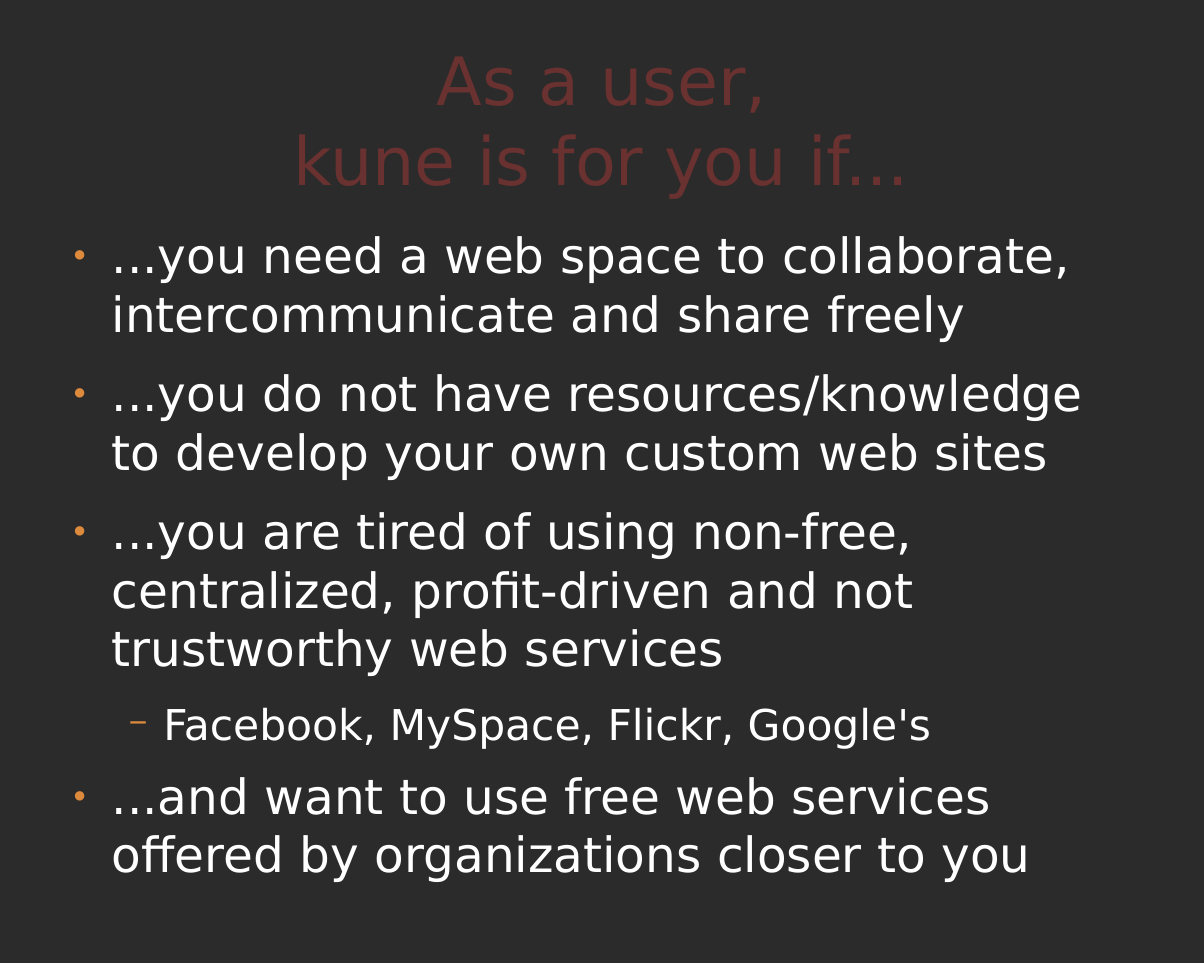
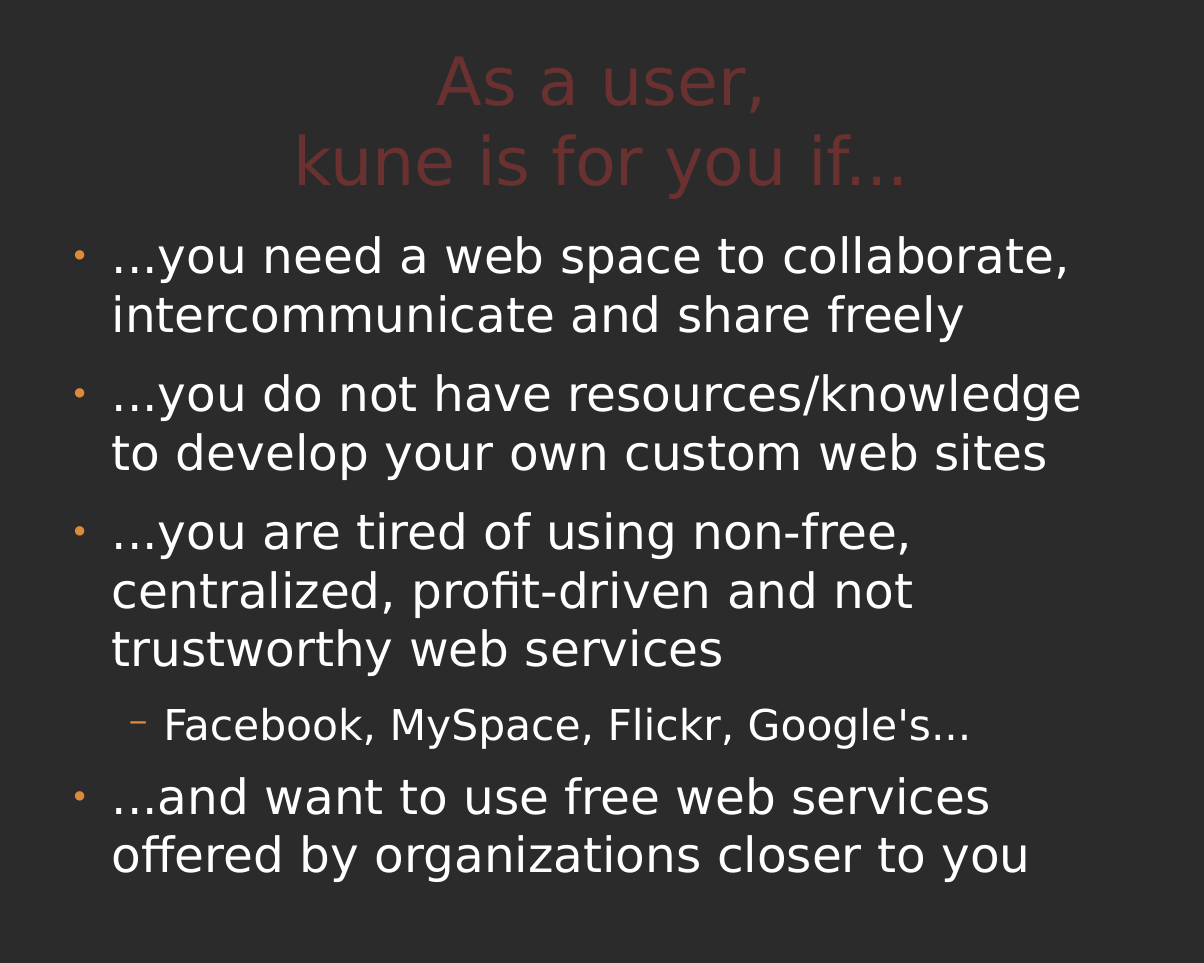
Before and after one commit to comunes/kune, a slide deck: slide 18 of doc/kune-ene-09.odp. Drawn at 1204x963 pixels with LibreOffice and Linux fonts; fonts in the diff are those of the drawing; background and template pictures are left out; a plain dark background stands for a picture behind light text. Boxes give left, top, right and bottom in pixels: in the first picture for what was removed or moved away, otherwise in the second. Text is boxed around its words. In the diff, an @@ line names an element or a change of style, - is before the commit and + after.

Commit message:
Kune presentation improved: formatting and minor changes

```diff
--- a/doc/kune-ene-09.odp
+++ b/doc/kune-ene-09.odp
@@ text at <box>163,707,972,749</box>: text changed @@
-  − Facebook, MySpace, Flickr, Google's
+  − Facebook, MySpace, Flickr, Google's...
```
Also in this commit, not shown: 6 other slides changed.
